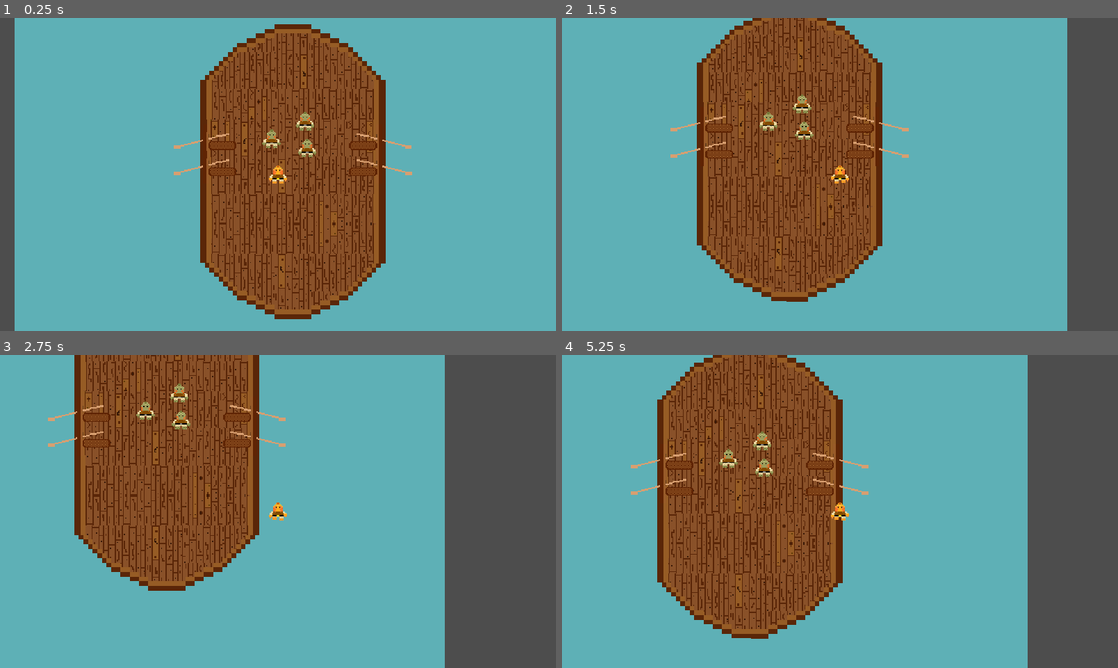
Above: before the commit, frames 1-4 (two rows, left to right).
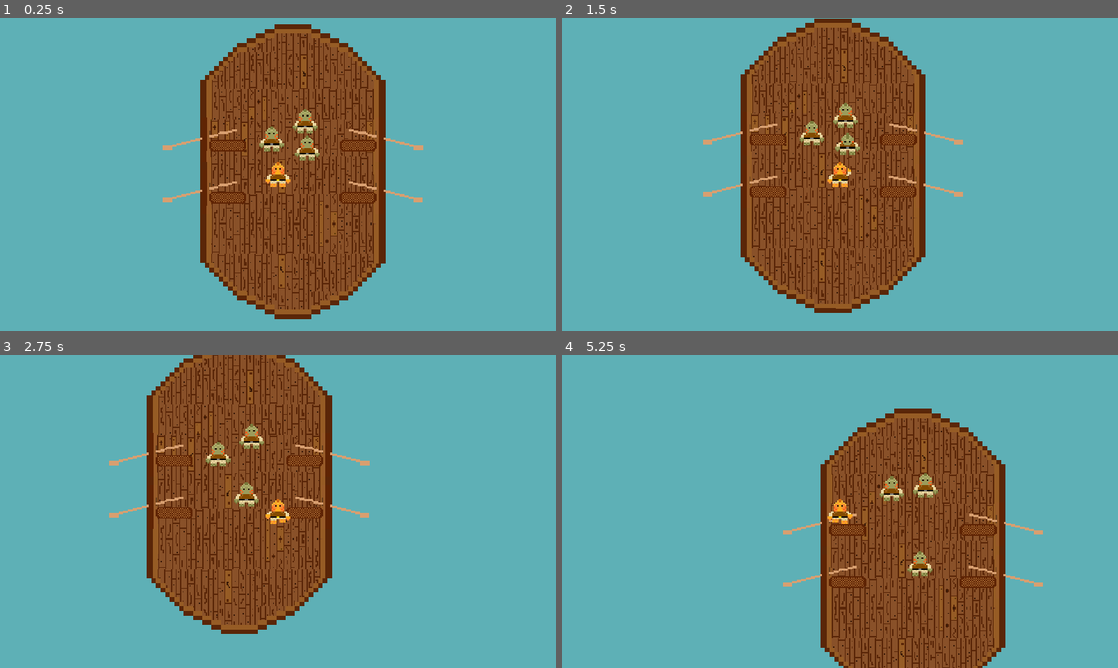
Above: after the commit, the same moments.

Repository: Splashy-Inc/splish-splashisson
Game: Godot game, scene res://Scenes/playground.tscn
The game is run twice, just before and just after one commit, with the same random seed, the same clock (stepped at 60 frames per second) and the same inputs. The project has no main scene, so this scene is started directly.
Inputs:
- Up to frame 1 (0.25 s): no input
- Up to frame 2 (1.5 s): tap Enter at 0.5 s; hold D (right) 0.53-1.28 s; tap I (interact) at 0.6 s; hold S (down) from 1.28 s (still down); tap O (location) at 1.35 s
- Up to frame 3 (2.75 s): release S (down) at 2.03 s; hold D (right) from 2.03 s (still down); tap U (unassign) at 2.1 s
- Up to frame 4 (5.25 s): release D (right) at 2.78 s; hold W (up) 2.78-3.53 s; tap one key every 0.75 s from 2.85 s: I (interact) O (location) U (unassign) I (interact); hold A (left) 3.53-5.03 s; hold S (down) from 5.03 s (still down)

The runs differ from the first frame. In frame 1, 4.6% of the frame differs, in the area x 0-77%, y 0-100%; in frame 2, 33%; in frame 3, 49%; in frame 4, 66%, in the area x 12-100%, y 0-100%.

Commit message:
Get everything to proper scale

Diff:
--- a/Scenes/crew_member.tscn
+++ b/Scenes/crew_member.tscn
@@ -120,6 +120,7 @@
 radius = 34.0
 
 [node name="CrewMember" type="CharacterBody2D"]
+scale = Vector2(1.333, 1.333)
 collision_layer = 2
 collision_mask = 5
 motion_mode = 1
--- a/Scenes/playground.tscn
+++ b/Scenes/playground.tscn
@@ -6,11 +6,16 @@
 [ext_resource type="Texture2D" uid="uid://b3lpulc177saw" path="res://Art/ShipTiles/EndOfShip.png" id="2_6fiee"]
 [ext_resource type="Script" path="res://Scenes/game_camera.gd" id="2_gusxx"]
 [ext_resource type="Texture2D" uid="uid://bkw4m3qxbini7" path="res://Art/ShipTiles/MiddleShip.png" id="3_ngs1i"]
-[ext_resource type="PackedScene" path="res://Scenes/rowing_task.tscn" id="4_jb6lg"]
+[ext_resource type="PackedScene" uid="uid://bh2fvow0in3wk" path="res://Scenes/rowing_task.tscn" id="4_jb6lg"]
 
 [node name="Playground" type="Node"]
 
-[node name="Background" type="TextureRect" parent="."]
+[node name="CanvasLayer" type="CanvasLayer" parent="."]
+layer = -1
+
+[node name="Background" type="TextureRect" parent="CanvasLayer"]
+offset_right = 1920.0
+offset_bottom = 3240.0
 texture = ExtResource("1_e04j1")
 
 [node name="Boat" type="Node2D" parent="."]
@@ -33,20 +38,20 @@
 [node name="Tasks" type="Node2D" parent="Boat"]
 
 [node name="RowingTask" parent="Boat/Tasks" instance=ExtResource("4_jb6lg")]
-position = Vector2(243, -90)
+position = Vector2(226, -90)
 
 [node name="RowingTask2" parent="Boat/Tasks" instance=ExtResource("4_jb6lg")]
-position = Vector2(-243, -90)
-rotation = -3.14159
-scale = Vector2(1.5, -1.5)
+position = Vector2(225, 90)
 
 [node name="RowingTask3" parent="Boat/Tasks" instance=ExtResource("4_jb6lg")]
-position = Vector2(243, 0)
+position = Vector2(-225, -90)
+rotation = -3.14159
+scale = Vector2(2, -2)
 
 [node name="RowingTask4" parent="Boat/Tasks" instance=ExtResource("4_jb6lg")]
-position = Vector2(-243, 0)
+position = Vector2(-225, 90)
 rotation = -3.14159
-scale = Vector2(1.5, -1.5)
+scale = Vector2(2, -2)
 
 [node name="CrewMember" parent="." instance=ExtResource("1_tnbfu")]
 position = Vector2(1010, 459)
--- a/Scenes/rowing_task.tscn
+++ b/Scenes/rowing_task.tscn
@@ -67,7 +67,7 @@
 height = 66.0
 
 [node name="RowingTask" type="StaticBody2D"]
-scale = Vector2(1.5, 1.5)
+scale = Vector2(2, 2)
 collision_layer = 4
 collision_mask = 0
 script = ExtResource("1_xesfs")
--- a/Scenes/splish.tscn
+++ b/Scenes/splish.tscn
@@ -61,6 +61,7 @@
 radius = 66.0
 
 [node name="Splish" type="CharacterBody2D"]
+scale = Vector2(1.333, 1.333)
 collision_mask = 6
 motion_mode = 1
 script = ExtResource("1_34yo7")
Not shown: 1 places in Scenes/rowing_task.tscn that only renumber resources
